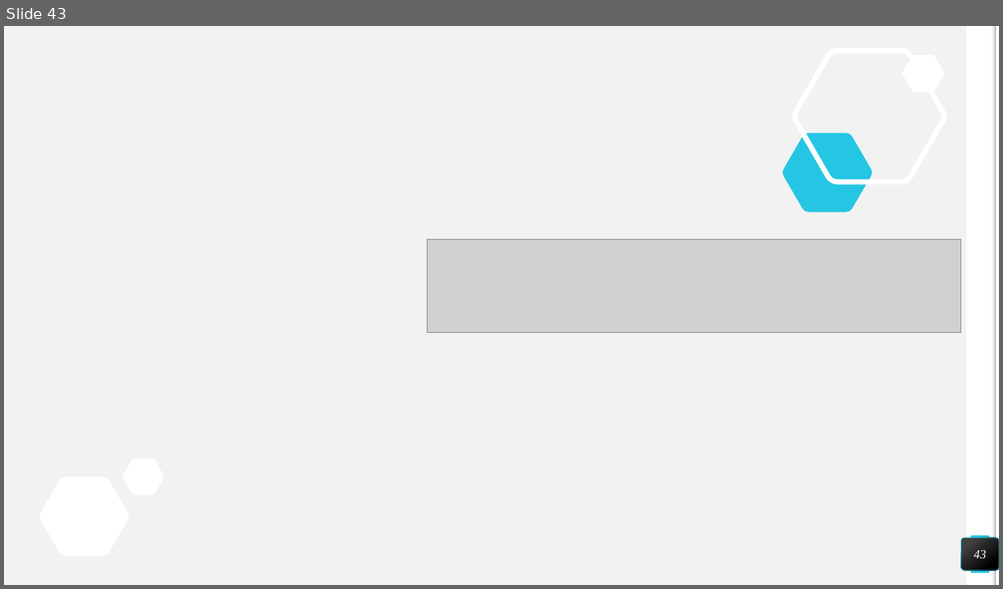
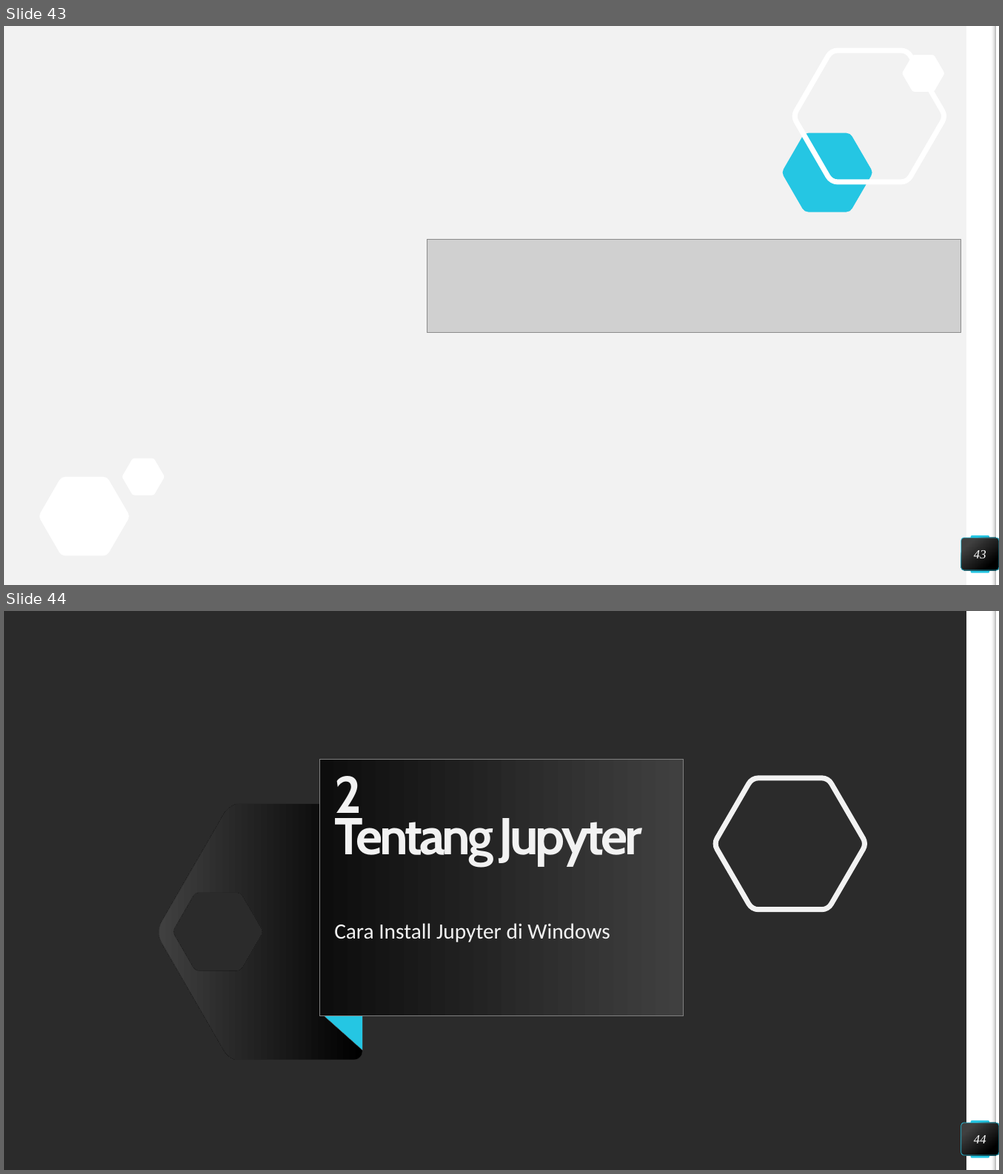
Before and after one commit to muammaradid/Pengantar-Deep-Learning, a slide deck: Tugas 1/54415319_Muammar Adid Prabowo_Tentang Python_4IA17.pptx. Shown one above the other, each under a label of ours: slide 43 before the commit, slides 43 and 44 after it. The pictures are 1003x589 and 1003x1174 pixels, drawn with LibreOffice and Linux fonts; fonts in the diff are those of the drawing; grey boxes stand for pictures; background and template pictures are left out; a plain dark background stands for a picture behind light text. Boxes give left, top, right and bottom in pixels: in the first picture for what was removed or moved away, otherwise in the second. Text is boxed around its words. In the diff, an @@ line names an element or a change of style, - is before the commit and + after.

```diff
--- a/Tugas 1/54415319_Muammar Adid Prabowo_Tentang Python_4IA17.pptx
+++ b/Tugas 1/54415319_Muammar Adid Prabowo_Tentang Python_4IA17.pptx
@@ slide 44 added at <box>4,611,999,1170</box>, background picture (left out); not listed: 4 template elements that a slide beside it also shows @@
@@ title added at <box>319,760,684,1016</box>, fill gradient #404040 to #0D0D0D, outline #808080 0.75 pt, 50 pt, text #F2F2F2, bold @@
+2
+Tentang Jupyter
@@ freeform shape added at <box>715,778,865,909</box>, outline #F2F2F2 5 pt @@
@@ freeform shape added at <box>159,804,362,1060</box>, fill gradient #000000 to #404040, outline #262626 0.25 pt @@
@@ subtitle added at <box>334,923,609,943</box>, 21 pt, text #F2F2F2 @@
+Cara Install Jupyter di Windows
@@ triangle added at <box>324,1016,362,1051</box>, fill #25C6E3, outline #595959 0.25 pt @@
@@ page number added at <box>962,1123,999,1156</box>, fill gradient #404040 to #000000, outline #25C6E3 0.5 pt, 12 pt, text #FFFFFF, italic @@
+44
```
Also in this commit, not shown: 15 other slides added.
